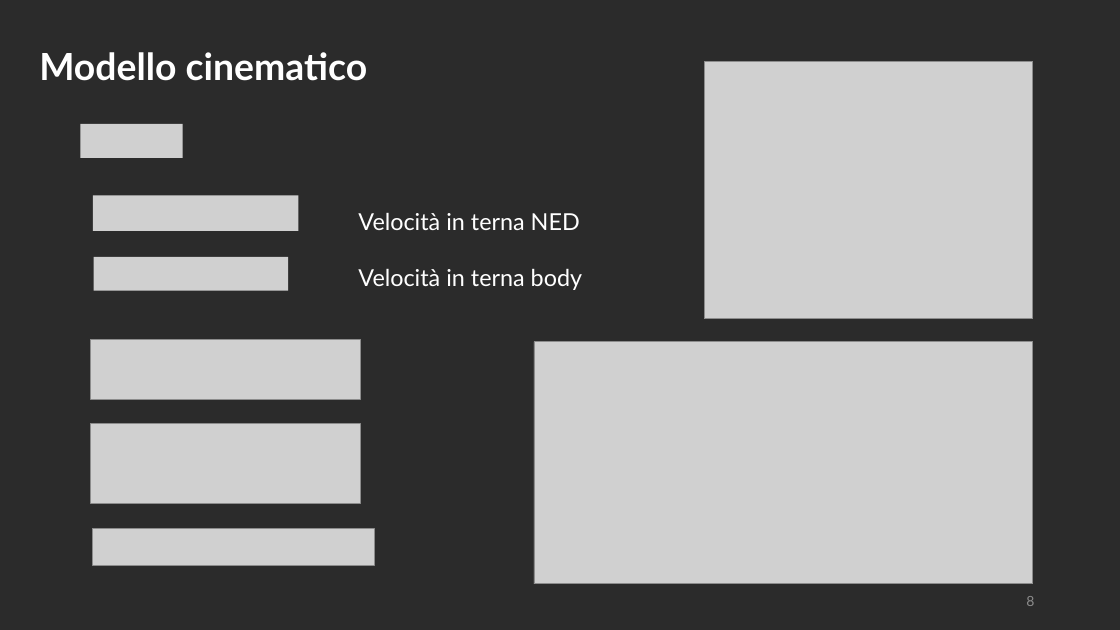
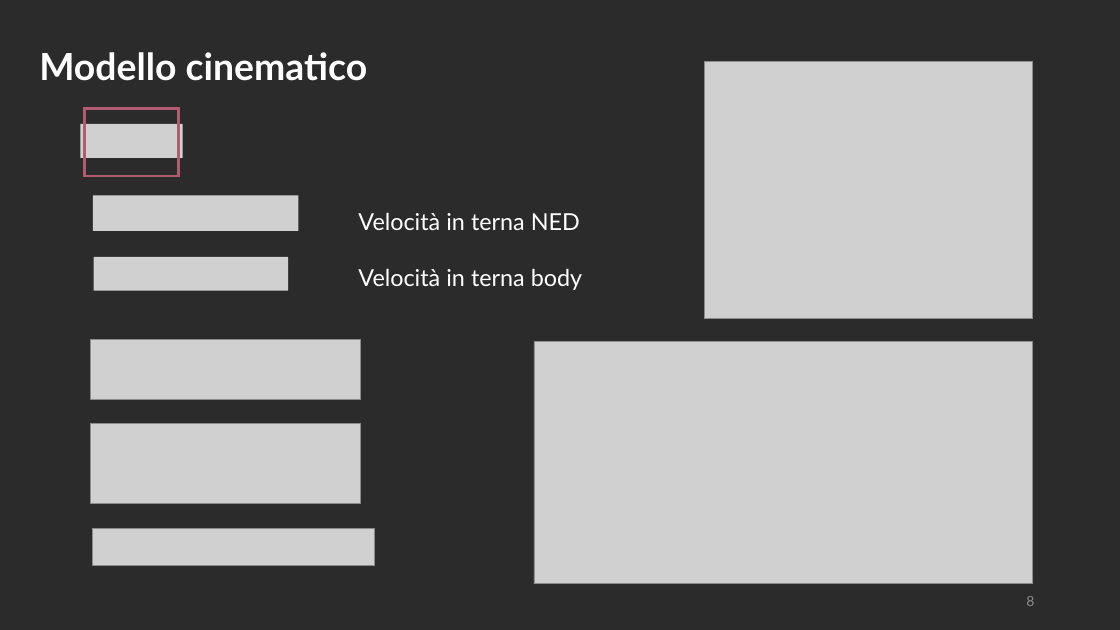
Before and after one commit to polifab/Subacquei_modello, a slide deck: slide 8 of presentazione.pptx. Drawn at 1120x630 pixels with LibreOffice and Linux fonts; fonts in the diff are those of the drawing; grey boxes stand for pictures; background and template pictures are left out; a plain dark background stands for a picture behind light text. Boxes give left, top, right and bottom in pixels: in the first picture for what was removed or moved away, otherwise in the second. Text is boxed around its words. In the diff, an @@ line names an element or a change of style, - is before the commit and + after.

Commit message:
Si trascurano i termini lineari di D(v) piccola modifica sull'ordine delle approssimazioni in D(v)

```diff
--- a/presentazione.pptx
+++ b/presentazione.pptx
@@ rectangle added at (84,108,178,176), outline #B25C70 2 pt @@
```
